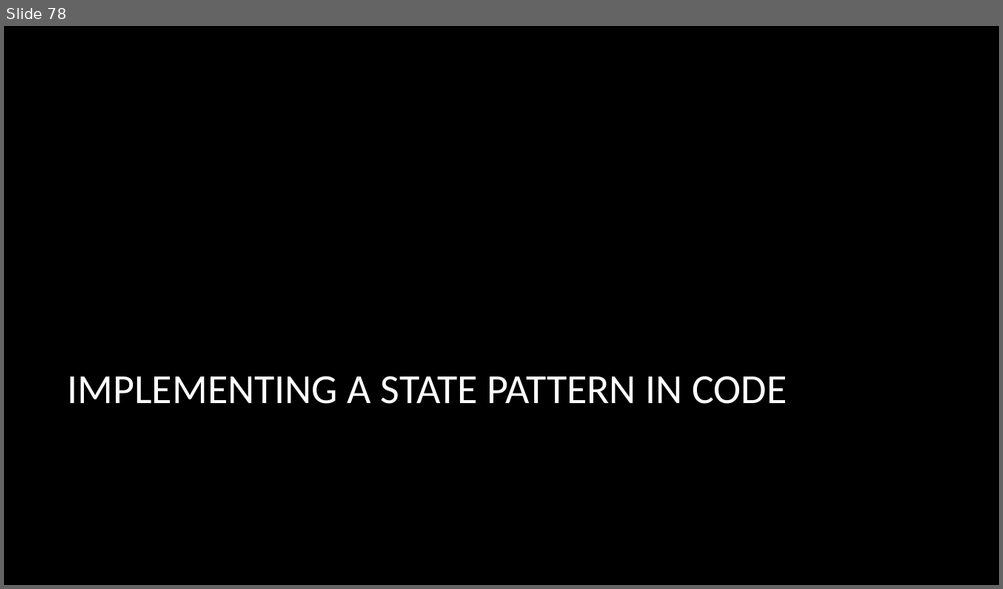
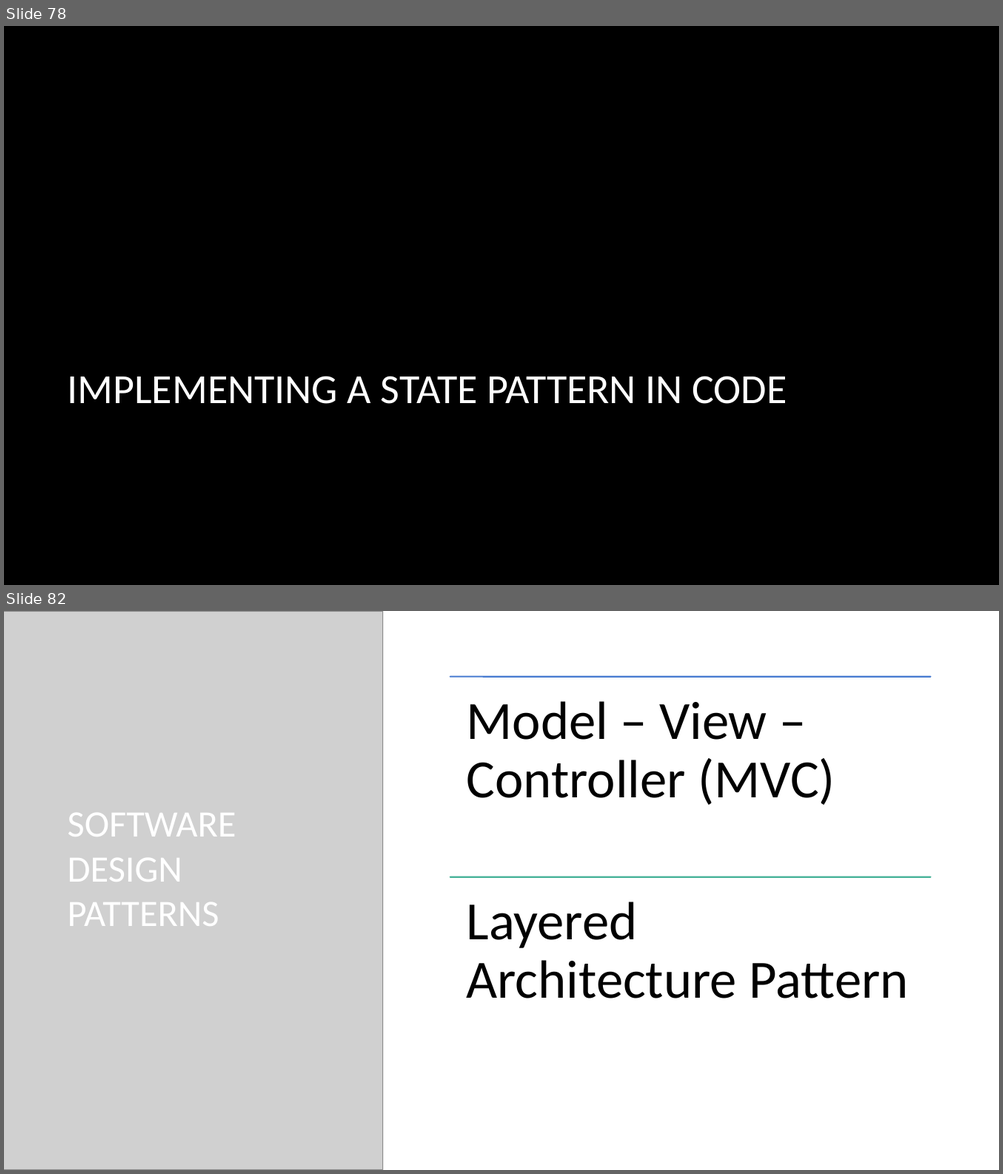
Before and after one commit to dundane/CSC360Demos, a slide deck: CSC360Demo/Design Patterns Slide Show.pptx. Shown one above the other, each under a label of ours: slide 78 before the commit, slides 78 and 82 after it; the slides between them are not shown. The pictures are 1003x589 and 1003x1174 pixels, drawn with LibreOffice and Linux fonts; fonts in the diff are those of the drawing; grey boxes stand for pictures; background and template pictures are left out. Boxes give left, top, right and bottom in pixels: in the first picture for what was removed or moved away, otherwise in the second. Text is boxed around its words. In the diff, an @@ line names an element or a change of style, - is before the commit and + after.

```diff
--- a/CSC360Demo/Design Patterns Slide Show.pptx
+++ b/CSC360Demo/Design Patterns Slide Show.pptx
@@ slide 82 added at [4,611,999,1170], background picture (left out) @@
@@ picture added at [4,611,384,1170] @@
@@ picture added at [4,611,383,1170] @@
@@ rectangle added at [384,611,999,1170], fill #FFFFFF @@
@@ title added at [68,813,236,926], 36 pt, text #FFFFFF @@
+SOFTWARE DESIGN PATTERNS
@@ group added at [450,677,930,999]: 2 lines, 2 texts @@
+Model – View – Controller (MVC)
+Layered Architecture Pattern
```
Also in this commit, not shown: 28 other slides added, 1 other file.
